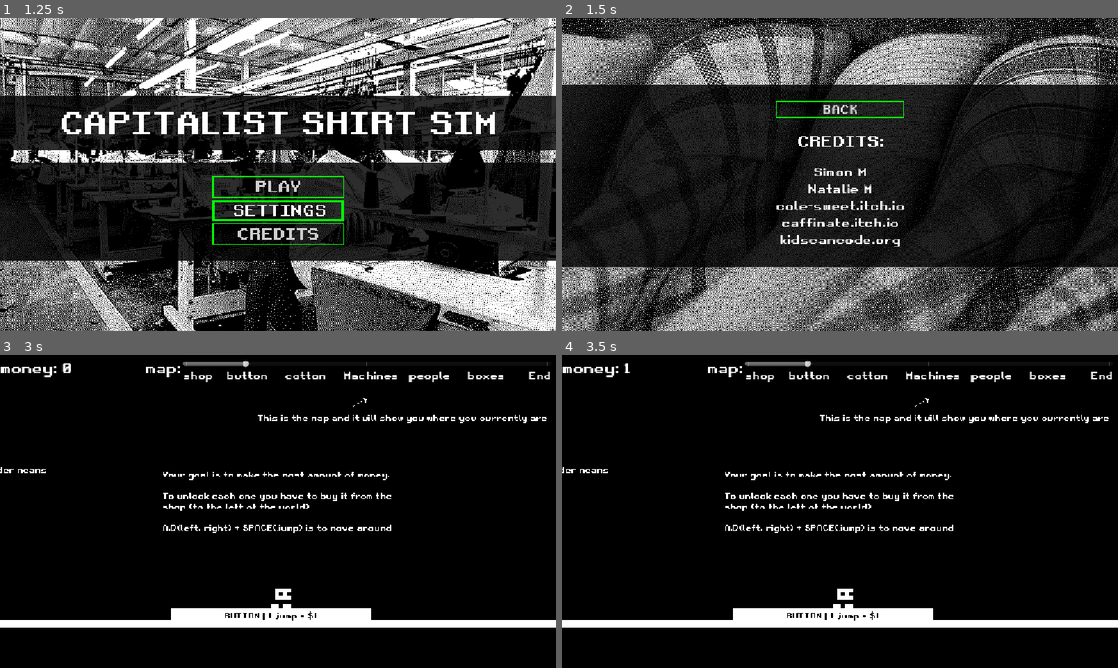
Above: before the commit, frames 1-4 (two rows, left to right).
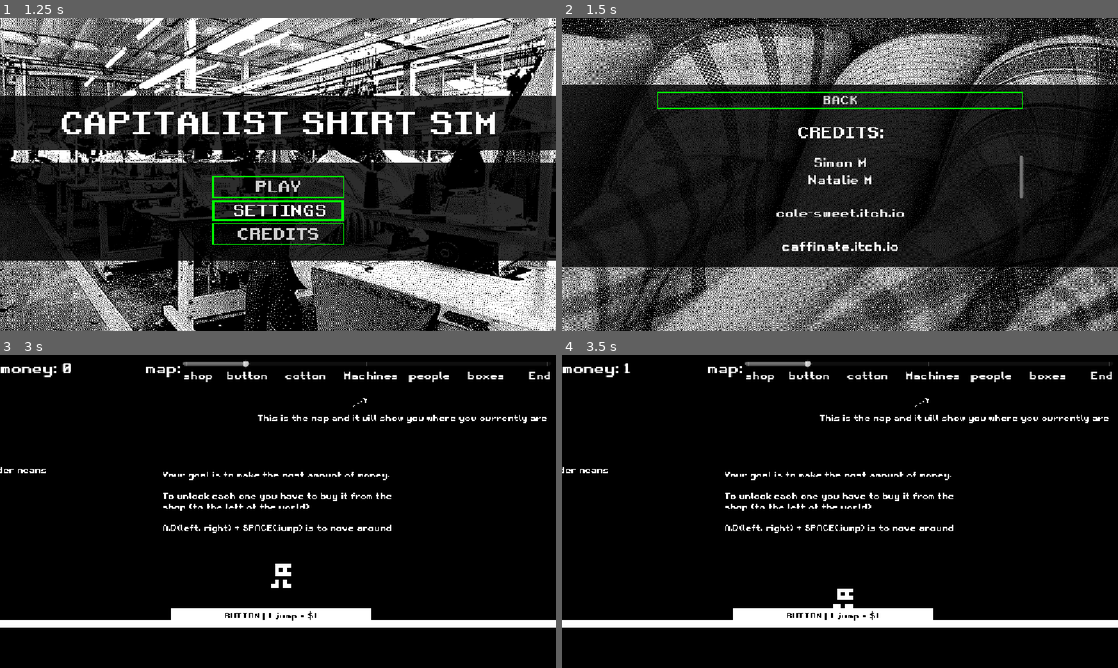
Above: after the commit, the same moments.

Repository: simonM-b/world-history-midterm
Game: Godot game, scene res://scene + script/title.tscn
Two runs of this game, one before a commit and one after it. Both use one fixed random seed, a clock stepped at 60 frames per second and the inputs below.
Inputs:
- Up to frame 1 (1.25 s): click "SETTINGS" at 0.5 s
- Up to frame 2 (1.5 s): click "CREDITS" at 1.25 s
- Up to frame 3 (3 s): click "BACK" at 2 s; click "PLAY" at 2.75 s
- Up to frame 4 (3.5 s): no input

Frame 1 is identical in both runs. In frame 2, 3.1% of the frame differs, in the area x 17-84%, y 23-75%; in frame 3, 0.3%; in frame 4, nothing differs.

Commit message:
added music and sfx

Diff:
--- /dev/null
+++ b/default_bus_layout.tres
@@ -0,0 +1,9 @@
+[gd_resource type="AudioBusLayout" format=3 uid="uid://d0vv1otsearlf"]
+
+[resource]
+bus/1/name = &"Sfx"
+bus/1/solo = false
+bus/1/mute = false
+bus/1/bypass_fx = false
+bus/1/volume_db = 0.0
+bus/1/send = &"Master"
--- a/project.godot
+++ b/project.godot
@@ -20,9 +20,14 @@
 config/features=PackedStringArray("4.6", "GL Compatibility")
 config/icon="res://images/icon.svg"
 
+[audio]
+
+buses/default_bus_layout="uid://d0vv1otsearlf"
+
 [autoload]
 
 GLOBAL="*res://GLOBAL.gd"
+GlobalAudio="*uid://cn3f67otcyeb1"
 
 [display]
 
--- a/scene + script/credits.gd
+++ b/scene + script/credits.gd
@@ -3,7 +3,7 @@
 
 # Called when the node enters the scene tree for the first time.
 func _ready() -> void:
-	pass # Replace with function body.
+	GlobalAudio.playMainMusic()
 
 
 # Called every frame. 'delta' is the elapsed time since the previous frame.
@@ -12,4 +12,8 @@
 
 
 func _on_back_pressed() -> void:
+	$VBoxContainer/back/Timer.start()
+
+
+func _on_timer_timeout() -> void:
 	get_tree().change_scene_to_file("res://scene + script/title.tscn")
--- a/scene + script/credits.tscn
+++ b/scene + script/credits.tscn
@@ -1,9 +1,10 @@
-[gd_scene load_steps=6 format=3 uid="uid://buxevgs4kto5q"]
+[gd_scene format=3 uid="uid://buxevgs4kto5q"]
 
 [ext_resource type="Script" uid="uid://dd2mncx0mib18" path="res://scene + script/credits.gd" id="1_1rh0u"]
 [ext_resource type="FontFile" uid="uid://dj52ykovlccx8" path="res://fonts/Retro Gaming.ttf" id="1_37mbf"]
 [ext_resource type="Texture2D" uid="uid://5hskjndnx7u1" path="res://images/start/shirt-manufacturer-ditherlicious.png" id="2_2vubn"]
 [ext_resource type="StyleBox" uid="uid://ddvgphykvvbgb" path="res://scene + script/stylebox.tres" id="4_whi76"]
+[ext_resource type="PackedScene" uid="uid://cwnqe04c34svv" path="res://scene + script/install_sounds.tscn" id="5_178jj"]
 
 [sub_resource type="StyleBoxFlat" id="StyleBoxFlat_whi76"]
 bg_color = Color(1, 1, 1, 0)
@@ -13,7 +14,7 @@
 border_width_bottom = 5
 border_color = Color(0, 0.9647059, 0, 1)
 
-[node name="Credits" type="Control"]
+[node name="Credits" type="Control" unique_id=81737610]
 layout_mode = 3
 anchors_preset = 15
 anchor_right = 1.0
@@ -22,13 +23,13 @@
 grow_vertical = 2
 script = ExtResource("1_1rh0u")
 
-[node name="ShirtManufacturerDitherlicious" type="Sprite2D" parent="."]
+[node name="ShirtManufacturerDitherlicious" type="Sprite2D" parent="." unique_id=243372841]
 texture_filter = 2
 position = Vector2(576.96204, 292.5)
 scale = Vector2(1.1914557, 1.1914557)
 texture = ExtResource("2_2vubn")
 
-[node name="ColorRect3" type="ColorRect" parent="."]
+[node name="ColorRect3" type="ColorRect" parent="." unique_id=1420328147]
 layout_mode = 0
 offset_left = -213.0
 offset_top = 138.0
@@ -36,19 +37,14 @@
 offset_bottom = 515.0
 color = Color(0, 0, 0, 0.8235294)
 
-[node name="CenterContainer" type="CenterContainer" parent="."]
-layout_mode = 1
-anchors_preset = 15
-anchor_right = 1.0
-anchor_bottom = 1.0
-offset_right = 1.0
-grow_horizontal = 2
-grow_vertical = 2
+[node name="VBoxContainer" type="VBoxContainer" parent="." unique_id=1113158520]
+layout_mode = 0
+offset_left = 196.0
+offset_top = 153.0
+offset_right = 956.0
+offset_bottom = 558.0
 
-[node name="VBoxContainer" type="VBoxContainer" parent="CenterContainer"]
-layout_mode = 2
-
-[node name="back" type="Button" parent="CenterContainer/VBoxContainer"]
+[node name="back" type="Button" parent="VBoxContainer" unique_id=1495194841]
 texture_filter = 1
 layout_mode = 2
 theme_override_fonts/font = ExtResource("1_37mbf")
@@ -58,12 +54,16 @@
 theme_override_styles/hover = SubResource("StyleBoxFlat_whi76")
 text = "BACK"
 
-[node name="HSeparator" type="HSeparator" parent="CenterContainer/VBoxContainer"]
+[node name="Timer" type="Timer" parent="VBoxContainer/back" unique_id=1244941962]
+wait_time = 0.1
+one_shot = true
+
+[node name="HSeparator" type="HSeparator" parent="VBoxContainer" unique_id=268433036]
 modulate = Color(1, 1, 1, 0)
 layout_mode = 2
 theme_override_constants/separation = 20
 
-[node name="title" type="Label" parent="CenterContainer/VBoxContainer"]
+[node name="title" type="Label" parent="VBoxContainer" unique_id=551196281]
 texture_filter = 1
 layout_mode = 2
 theme_override_fonts/font = ExtResource("1_37mbf")
@@ -71,44 +71,80 @@
 text = "CREDITS:"
 horizontal_alignment = 1
 
-[node name="HSeparator2" type="HSeparator" parent="CenterContainer/VBoxContainer"]
+[node name="HSeparator2" type="HSeparator" parent="VBoxContainer" unique_id=1674168342]
 modulate = Color(1, 1, 1, 0)
 layout_mode = 2
 theme_override_constants/separation = 20
 
-[node name="Simon" type="Label" parent="CenterContainer/VBoxContainer"]
+[node name="ScrollContainer" type="ScrollContainer" parent="VBoxContainer" unique_id=1142475726]
+custom_minimum_size = Vector2(0, 200)
+layout_mode = 2
+tile_scroll_hint = true
+
+[node name="MarginContainer" type="MarginContainer" parent="VBoxContainer/ScrollContainer" unique_id=1020182116]
+layout_mode = 2
+
+[node name="VBoxContainer" type="VBoxContainer" parent="VBoxContainer/ScrollContainer/MarginContainer" unique_id=1203475596]
+layout_mode = 2
+
+[node name="Simon" type="Label" parent="VBoxContainer/ScrollContainer/MarginContainer/VBoxContainer" unique_id=2051188830]
+custom_minimum_size = Vector2(760, 0)
 layout_mode = 2
 theme_override_fonts/font = ExtResource("1_37mbf")
 theme_override_font_sizes/font_size = 24
 text = "Simon M"
 horizontal_alignment = 1
 
-[node name="Nat" type="Label" parent="CenterContainer/VBoxContainer"]
+[node name="Nat" type="Label" parent="VBoxContainer/ScrollContainer/MarginContainer/VBoxContainer" unique_id=1900080358]
+custom_minimum_size = Vector2(760, 0)
 layout_mode = 2
 theme_override_fonts/font = ExtResource("1_37mbf")
 theme_override_font_sizes/font_size = 24
-text = "Natalie M"
+text = "Natalie M
+"
 horizontal_alignment = 1
 
-[node name="cole - tilesheet" type="Label" parent="CenterContainer/VBoxContainer"]
+[node name="cole - tilesheet" type="Label" parent="VBoxContainer/ScrollContainer/MarginContainer/VBoxContainer" unique_id=176362596]
+custom_minimum_size = Vector2(760, 0)
 layout_mode = 2
 theme_override_fonts/font = ExtResource("1_37mbf")
 theme_override_font_sizes/font_size = 24
-text = "cole-sweet.itch.io"
+text = "cole-sweet.itch.io
+"
 horizontal_alignment = 1
 
-[node name="caffinate - font" type="Label" parent="CenterContainer/VBoxContainer"]
+[node name="caffinate - font" type="Label" parent="VBoxContainer/ScrollContainer/MarginContainer/VBoxContainer" unique_id=1049129155]
+custom_minimum_size = Vector2(760, 0)
 layout_mode = 2
 theme_override_fonts/font = ExtResource("1_37mbf")
 theme_override_font_sizes/font_size = 24
-text = "caffinate.itch.io"
+text = "caffinate.itch.io
+"
 horizontal_alignment = 1
 
-[node name="kidscancode_org" type="Label" parent="CenterContainer/VBoxContainer"]
+[node name="song" type="Label" parent="VBoxContainer/ScrollContainer/MarginContainer/VBoxContainer" unique_id=1951007275]
+custom_minimum_size = Vector2(760, 0)
 layout_mode = 2
 theme_override_fonts/font = ExtResource("1_37mbf")
 theme_override_font_sizes/font_size = 24
-text = "kidscancode.org"
+text = "\"Lunar Echo\"
+Author: Trevor Lentz
+https://opengameart.org/content/lunar-echo
+License: CC-BY 3.0
+"
 horizontal_alignment = 1
 
-[connection signal="pressed" from="CenterContainer/VBoxContainer/back" to="." method="_on_back_pressed"]
+[node name="sound01" type="Label" parent="VBoxContainer/ScrollContainer/MarginContainer/VBoxContainer" unique_id=1452933608]
+custom_minimum_size = Vector2(760, 0)
+layout_mode = 2
+theme_override_fonts/font = ExtResource("1_37mbf")
+theme_override_font_sizes/font_size = 24
+text = "mobeyee.com
+"
+horizontal_alignment = 1
+
+[node name="install sounds" parent="." unique_id=1367841936 instance=ExtResource("5_178jj")]
+root_path = NodePath("..")
+
+[connection signal="pressed" from="VBoxContainer/back" to="." method="_on_back_pressed"]
+[connection signal="timeout" from="VBoxContainer/back/Timer" to="." method="_on_timer_timeout"]
--- /dev/null
+++ b/scene + script/global_audio.gd
@@ -0,0 +1,14 @@
+extends AudioStreamPlayer
+
+const mainMusic = preload("res://audio/main_song_lunar_echo.wav")
+
+func _playMusic(music: AudioStream, volume = 0.0):
+	if stream == music:
+		return
+
+	stream = music
+	volume_db = volume
+	play()
+
+func playMainMusic():
+	_playMusic(mainMusic)
--- /dev/null
+++ b/scene + script/global_audio.tscn
@@ -0,0 +1,6 @@
+[gd_scene format=3 uid="uid://b2cyi65dx82v6"]
+
+[ext_resource type="Script" uid="uid://cn3f67otcyeb1" path="res://scene + script/global_audio.gd" id="1_jm2dn"]
+
+[node name="global audio" type="AudioStreamPlayer" unique_id=275604321]
+script = ExtResource("1_jm2dn")
--- /dev/null
+++ b/scene + script/install_sounds.gd
@@ -0,0 +1,45 @@
+extends Node
+
+@export var root_path : NodePath
+
+# create audio player instances
+@onready var sounds = {
+	&"UI_Hover" : AudioStreamPlayer.new(),
+	&"UI_Click" : AudioStreamPlayer.new(),
+	}
+
+func _ready() -> void:
+	assert(root_path != null, "Empty root path for Interface Sounds!")
+
+	# set up audio stream players and load sound files
+	for i in sounds.keys():
+		sounds[i].stream = load("res://audio/" + str(i) + ".wav")
+		# assign output mixer bus
+		sounds[i].bus = &"Sfx"
+		# add them to the scene tree
+		add_child(sounds[i])
+
+	# connect signals to the method that plays the sounds
+	install_sounds(get_node(root_path))
+
+#Add new ones for other nodes you want sound for
+func install_sounds(node: Node) -> void:
+	for i in node.get_children():
+		if i is Button:
+			i.mouse_entered.connect( ui_sfx_play.bind(&"UI_Hover") )
+			i.pressed.connect( ui_sfx_play.bind(&"UI_Click") )
+		elif i is OptionButton:
+			i.mouse_entered.connect( ui_sfx_play.bind(&"UI_Hover") )
+			i.pressed.connect( ui_sfx_play.bind(&"UI_Click") )
+		elif i is TextureButton:
+			i.mouse_entered.connect( ui_sfx_play.bind(&"UI_Hover") )
+			i.pressed.connect( ui_sfx_play.bind(&"UI_Click") )
+		elif i is TabContainer:
+			i.tab_hovered.connect( ui_sfx_play.bind(&"UI_Hover") )
+			i.tab_clicked.connect( ui_sfx_play.bind(&"UI_Hover") )
+		install_sounds(i)
+
+
+func ui_sfx_play(sound : String) -> void:
+#	print("Playing sound:", sound)
+	sounds[sound].play()
--- /dev/null
+++ b/scene + script/install_sounds.tscn
@@ -0,0 +1,6 @@
+[gd_scene format=3 uid="uid://cwnqe04c34svv"]
+
+[ext_resource type="Script" uid="uid://d3ixht4r7iph5" path="res://scene + script/install_sounds.gd" id="1_5mdwd"]
+
+[node name="install sounds" type="Node" unique_id=1367841936]
+script = ExtResource("1_5mdwd")
--- a/scene + script/main.gd
+++ b/scene + script/main.gd
@@ -8,7 +8,7 @@
 
 # Called when the node enters the scene tree for the first time.
 func _ready() -> void:
-	pass # Replace with function body.
+	GlobalAudio.playMainMusic()
 
 # Called every frame. 'delta' is the elapsed time since the previous frame.
 func _process(delta: float) -> void:
--- a/scene + script/main.tscn
+++ b/scene + script/main.tscn
@@ -11,6 +11,7 @@
 [ext_resource type="PackedScene" uid="uid://cmqf2ypeu7cme" path="res://scene + script/machines_ui.tscn" id="9_tcw5c"]
 [ext_resource type="PackedScene" uid="uid://ct57t6uq16rb0" path="res://scene + script/boxes_ui.tscn" id="10_lqlp2"]
 [ext_resource type="PackedScene" uid="uid://bhyb2n8hqkea" path="res://scene + script/people_ui.tscn" id="10_xh0ag"]
+[ext_resource type="PackedScene" uid="uid://cwnqe04c34svv" path="res://scene + script/install_sounds.tscn" id="12_iky3m"]
 
 [sub_resource type="TileSetAtlasSource" id="TileSetAtlasSource_1pu4h"]
 texture = ExtResource("3_jnbvq")
@@ -412,6 +413,9 @@
 
 A,D(left, right) + SPACE(jump) is to move around"
 
+[node name="install sounds" parent="." unique_id=1367841936 instance=ExtResource("12_iky3m")]
+root_path = NodePath("..")
+
 [connection signal="pressed" from="shop/Button" to="." method="_on_button_pressed"]
 [connection signal="pressed" from="cotton/CButton" to="." method="_on_c_button_pressed"]
 [connection signal="pressed" from="machines/MButton2" to="." method="_on_m_button_2_pressed"]
--- a/scene + script/main_player.tscn
+++ b/scene + script/main_player.tscn
@@ -33,11 +33,11 @@
 "speed": 5.0
 }]
 
-[node name="main player" type="CharacterBody2D"]
+[node name="main player" type="CharacterBody2D" unique_id=908537534]
 script = ExtResource("1_w0r2c")
 metadata/_edit_vertical_guides_ = [50.0]
 
-[node name="ColorRect" type="ColorRect" parent="."]
+[node name="ColorRect" type="ColorRect" parent="." unique_id=1294230168]
 visible = false
 offset_left = -50.0
 offset_top = -69.0
@@ -45,27 +45,27 @@
 offset_bottom = 68.0
 color = Color(1, 0, 1, 0.16078432)
 
-[node name="CollisionShape2D" type="CollisionShape2D" parent="."]
+[node name="CollisionShape2D" type="CollisionShape2D" parent="." unique_id=519269823]
 shape = SubResource("CapsuleShape2D_acwip")
 
-[node name="jumpray" type="RayCast2D" parent="."]
+[node name="jumpray" type="RayCast2D" parent="." unique_id=1932237784]
 target_position = Vector2(0, 400)
 
-[node name="Area2D" type="Area2D" parent="." groups=["Mplayer"]]
+[node name="Area2D" type="Area2D" parent="." unique_id=1660998306 groups=["Mplayer"]]
 collision_layer = 2049
 collision_mask = 2049
 
-[node name="CollisionShape2D2" type="CollisionShape2D" parent="Area2D"]
+[node name="CollisionShape2D2" type="CollisionShape2D" parent="Area2D" unique_id=1044606608]
 shape = SubResource("CapsuleShape2D_w0r2c")
 
-[node name="AnimatedSprite2D" type="AnimatedSprite2D" parent="."]
+[node name="AnimatedSprite2D" type="AnimatedSprite2D" parent="." unique_id=601393122]
 texture_filter = 1
 scale = Vector2(16, 16)
 sprite_frames = SubResource("SpriteFrames_5h1l8")
 animation = &"new_animation"
 frame = 1
 
-[node name="Label" type="Label" parent="."]
+[node name="Label" type="Label" parent="." unique_id=1928490022]
 offset_left = -118.0
 offset_top = -137.0
 offset_right = 113.0
@@ -75,4 +75,6 @@
 2x speed"
 horizontal_alignment = 1
 
+[node name="AudioStreamPlayer" type="AudioStreamPlayer" parent="." unique_id=1074508044]
+
 [connection signal="area_entered" from="Area2D" to="." method="_on_area_2d_area_entered"]
--- a/scene + script/title.gd
+++ b/scene + script/title.gd
@@ -3,7 +3,7 @@
 
 # Called when the node enters the scene tree for the first time.
 func _ready() -> void:
-	pass # Replace with function body.
+	GlobalAudio.playMainMusic()
 
 
 # Called every frame. 'delta' is the elapsed time since the previous frame.
@@ -12,7 +12,7 @@
 
 
 func _on_play_pressed() -> void:
-	get_tree().change_scene_to_file("res://scene + script/main.tscn")
+	$CenterContainer/VBoxContainer/VBoxContainer/play/pTimer.start()
 
 
 func _on_settings_pressed() -> void:
@@ -20,4 +20,16 @@
 
 
 func _on_credits_pressed() -> void:
+	$CenterContainer/VBoxContainer/VBoxContainer/credits/cTimer.start()
+
+
+func _on_p_timer_timeout() -> void:
+	get_tree().change_scene_to_file("res://scene + script/main.tscn")
+
+
+func _on_s_timer_timeout() -> void:
+	pass # Replace with function body.
+
+
+func _on_c_timer_timeout() -> void:
 	get_tree().change_scene_to_file("res://scene + script/credits.tscn")
--- a/scene + script/title.tscn
+++ b/scene + script/title.tscn
@@ -4,6 +4,7 @@
 [ext_resource type="Texture2D" uid="uid://bf08uoefc5pek" path="res://images/start/475442889_1229031218855383_763536642154055668_n-ditherlicious.png" id="2_jurty"]
 [ext_resource type="FontFile" uid="uid://dj52ykovlccx8" path="res://fonts/Retro Gaming.ttf" id="3_jurty"]
 [ext_resource type="StyleBox" uid="uid://ddvgphykvvbgb" path="res://scene + script/stylebox.tres" id="4_j27sm"]
+[ext_resource type="PackedScene" uid="uid://cwnqe04c34svv" path="res://scene + script/install_sounds.tscn" id="5_p4j88"]
 
 [sub_resource type="StyleBoxFlat" id="StyleBoxFlat_j27sm"]
 bg_color = Color(1, 1, 1, 0)
@@ -89,6 +90,10 @@
 theme_override_styles/hover = SubResource("StyleBoxFlat_j27sm")
 text = "PLAY"
 
+[node name="pTimer" type="Timer" parent="CenterContainer/VBoxContainer/VBoxContainer/play" unique_id=141563719]
+wait_time = 0.1
+one_shot = true
+
 [node name="settings" type="Button" parent="CenterContainer/VBoxContainer/VBoxContainer" unique_id=138052954]
 layout_mode = 2
 size_flags_vertical = 0
@@ -99,6 +104,10 @@
 theme_override_styles/pressed = ExtResource("4_j27sm")
 theme_override_styles/hover = SubResource("StyleBoxFlat_j27sm")
 text = "   SETTINGS   "
+
+[node name="sTimer" type="Timer" parent="CenterContainer/VBoxContainer/VBoxContainer/settings" unique_id=755325782]
+wait_time = 0.1
+one_shot = true
 
 [node name="credits" type="Button" parent="CenterContainer/VBoxContainer/VBoxContainer" unique_id=1850017838]
 layout_mode = 2
@@ -111,6 +120,16 @@
 theme_override_styles/hover = SubResource("StyleBoxFlat_j27sm")
 text = "CREDITS"
 
+[node name="cTimer" type="Timer" parent="CenterContainer/VBoxContainer/VBoxContainer/credits" unique_id=668007502]
+wait_time = 0.1
+one_shot = true
+
+[node name="install sounds" parent="." unique_id=1367841936 instance=ExtResource("5_p4j88")]
+root_path = NodePath("..")
+
 [connection signal="pressed" from="CenterContainer/VBoxContainer/VBoxContainer/play" to="." method="_on_play_pressed"]
+[connection signal="timeout" from="CenterContainer/VBoxContainer/VBoxContainer/play/pTimer" to="." method="_on_p_timer_timeout"]
 [connection signal="pressed" from="CenterContainer/VBoxContainer/VBoxContainer/settings" to="." method="_on_settings_pressed"]
+[connection signal="timeout" from="CenterContainer/VBoxContainer/VBoxContainer/settings/sTimer" to="." method="_on_s_timer_timeout"]
 [connection signal="pressed" from="CenterContainer/VBoxContainer/VBoxContainer/credits" to="." method="_on_credits_pressed"]
+[connection signal="timeout" from="CenterContainer/VBoxContainer/VBoxContainer/credits/cTimer" to="." method="_on_c_timer_timeout"]
Not shown, added: audio/UI_Click.wav.import
Not shown, added: audio/UI_Hover.wav.import
Not shown, added: audio/main_song_lunar_echo.wav.import
Not shown, added: audio/shop buy.wav.import
Not shown, added: scene + script/global_audio.gd.uid
Not shown, added: scene + script/install_sounds.gd.uid
Not shown: 1 places in scene + script/main_player.tscn that only renumber resources
Not shown, added: audio/UI_Click.wav
Not shown, added: audio/UI_Hover.wav
Not shown, added: audio/main_song_lunar_echo.wav
Not shown, added: audio/shop buy.wav
